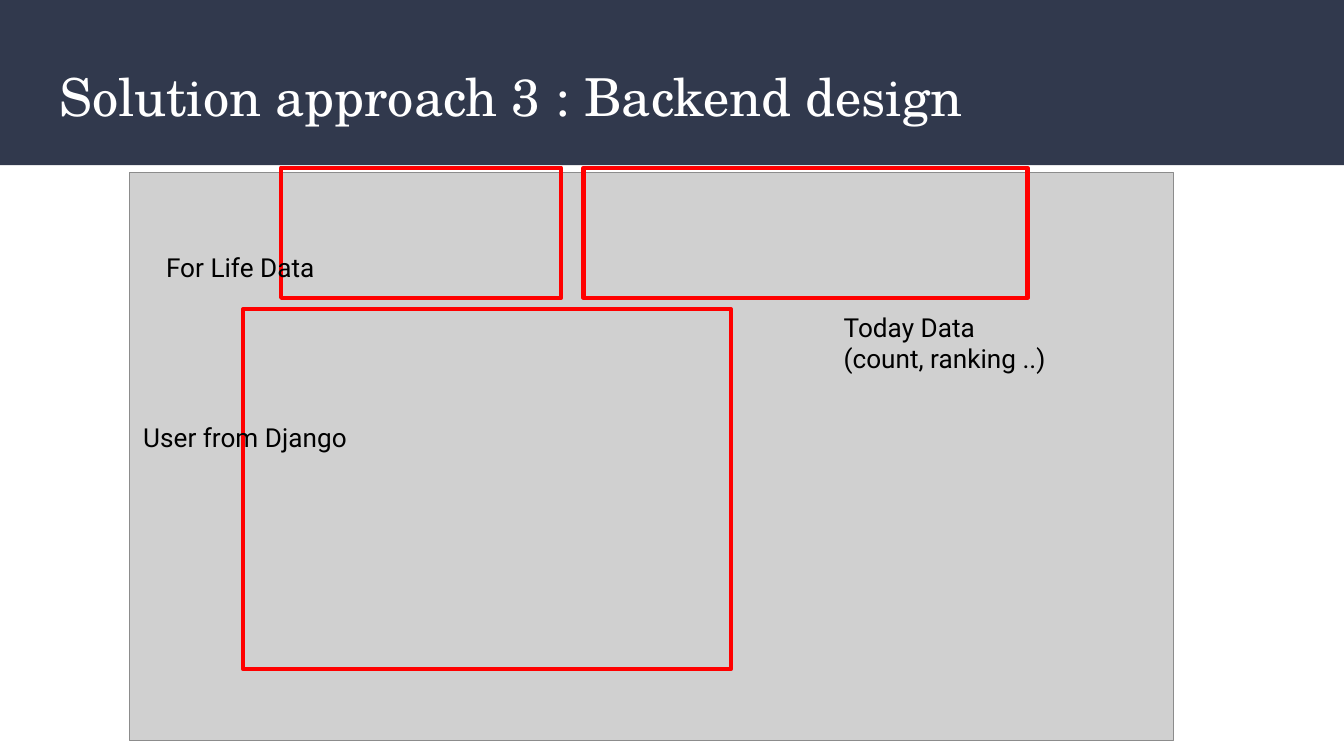
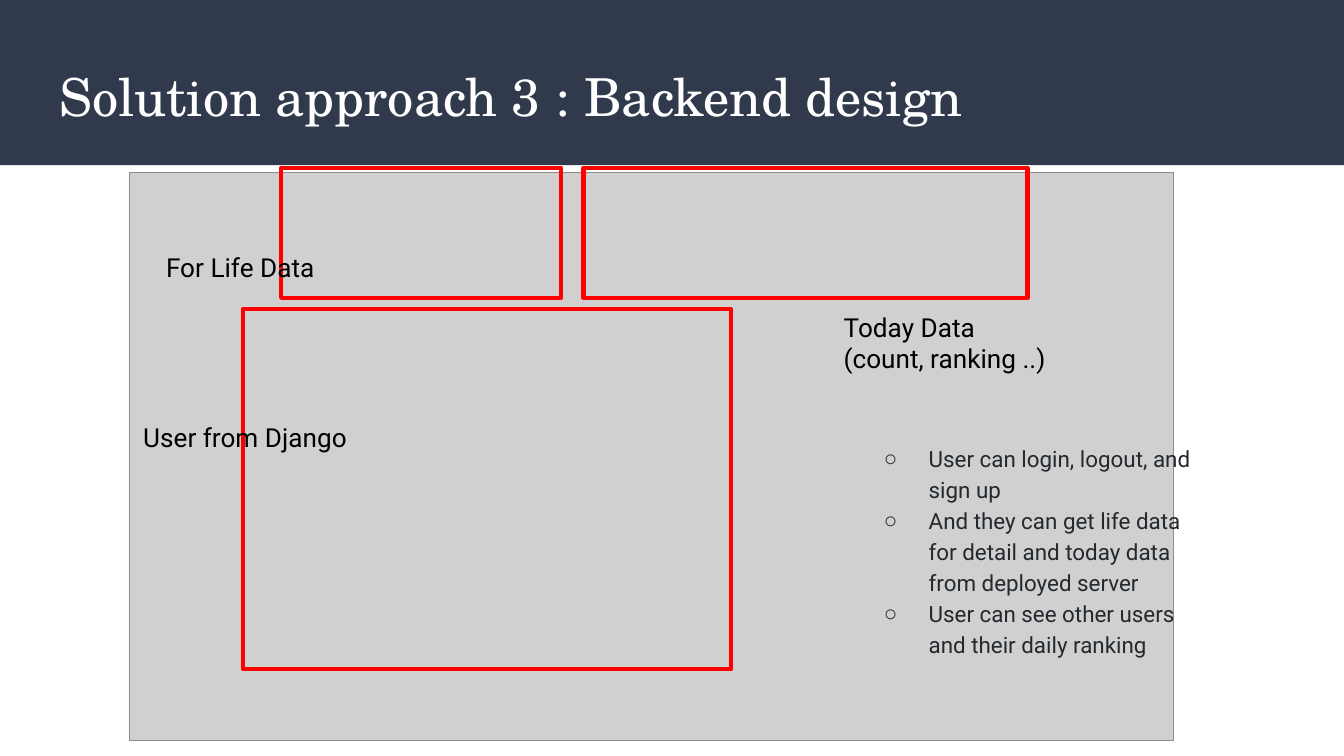
Before and after one commit to HealthBuzzz/2020-2-Mobile-computing-Team-2, a slide deck: slide 19 of Team 2 - Final(Real).pptx (slide 18 before the commit). Drawn at 1344x756 pixels with LibreOffice and Linux fonts; fonts in the diff are those of the drawing; grey boxes stand for pictures. Boxes give left, top, right and bottom in pixels: in the first picture for what was removed or moved away, otherwise in the second. Text is boxed around its words. In the diff, an @@ line names an element or a change of style, - is before the commit and + after.

```diff
--- a/Team 2 - Final(Real).pptx
+++ b/Team 2 - Final(Real).pptx
@@ text added at (929, 446, 1190, 658), 12 pt, text #24292E @@
+  ○ User can login, logout, and sign up
+  ○ And they can get life data for detail and today data from deployed server
+  ○ User can see other users and their daily ranking
```
Also in this commit, not shown: 2 other slides changed, 3 slides added, 3 slides removed, 1 other file.
